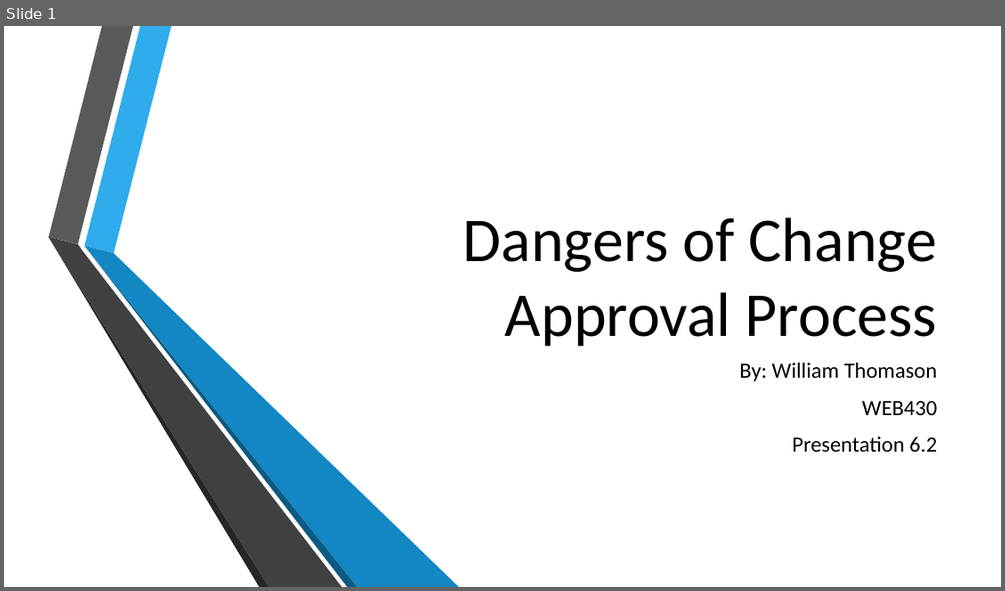
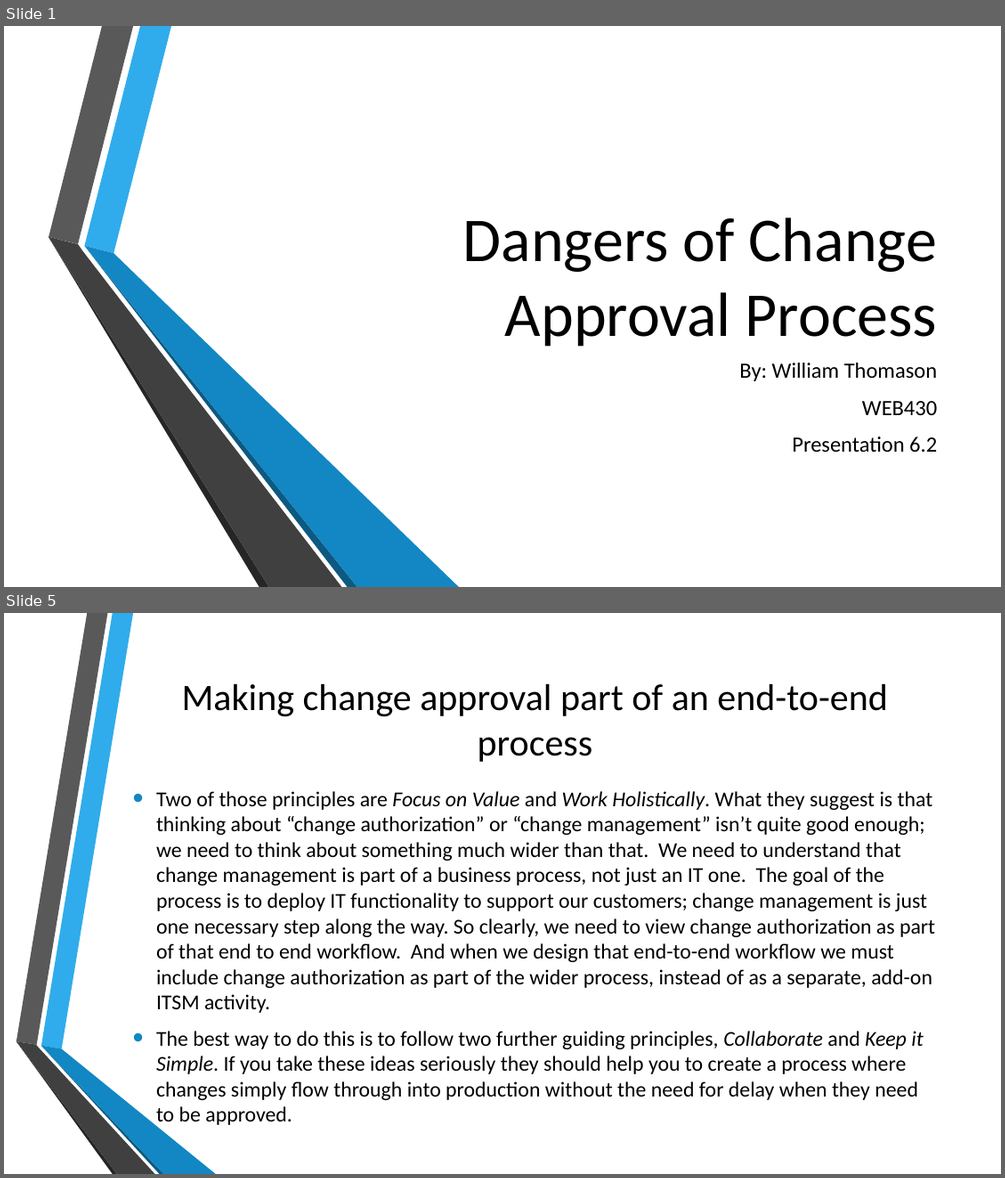
Before and after one commit to wthomason/web-430, a slide deck: week-6/thomason-presentation-6.2/thomason-presentation-6.2.pptx. Shown one above the other, each under a label of ours: slide 1 before the commit, slides 1 and 5 after it; the slides between them are not shown. The pictures are 1005x591 and 1005x1178 pixels, drawn with LibreOffice and Linux fonts; fonts in the diff are those of the drawing; background and template pictures are left out. Boxes give left, top, right and bottom in pixels: in the first picture for what was removed or moved away, otherwise in the second. Text is boxed around its words. In the diff, an @@ line names an element or a change of style, - is before the commit and + after.

```diff
--- a/week-6/thomason-presentation-6.2/thomason-presentation-6.2.pptx
+++ b/week-6/thomason-presentation-6.2/thomason-presentation-6.2.pptx
@@ slide 5 added at [4,613,1001,1174], background picture (left out) @@
@@ title added at [182,684,887,762], 36 pt, text #000000 @@
+Making change approval part of an end-to-end process
@@ text added at [156,816,935,1127], 20.4 pt, text #000000 @@
+• Two of those principles are Focus on Value and Work Holistically. What they suggest is that thinking about “change authorization” or “change management” isn’t quite good enough; we need to think about something much wider than that. We need to understand that change management is part of a business process, not just an IT one. The goal of the process is to deploy IT functionality to support our customers; change management is just one necessary step along the way. So clearly, we need to view change authorization as part of that end to end workflow. And when we design that end-to-end workflow we must include change authorization as part of the wider process, instead of as a separate, add-on ITSM activity.
+• The best way to do this is to follow two further guiding principles, Collaborate and Keep it Simple. If you take these ideas seriously they should help you to create a process where changes simply flow through into production without the need for delay when they need to be approved.
@@ group added at [16,613,216,1174]: 6 freeform shapes @@
```
Also in this commit, not shown: 2 slides changed, 6 other slides added, 7 slides removed, 1 other file.
